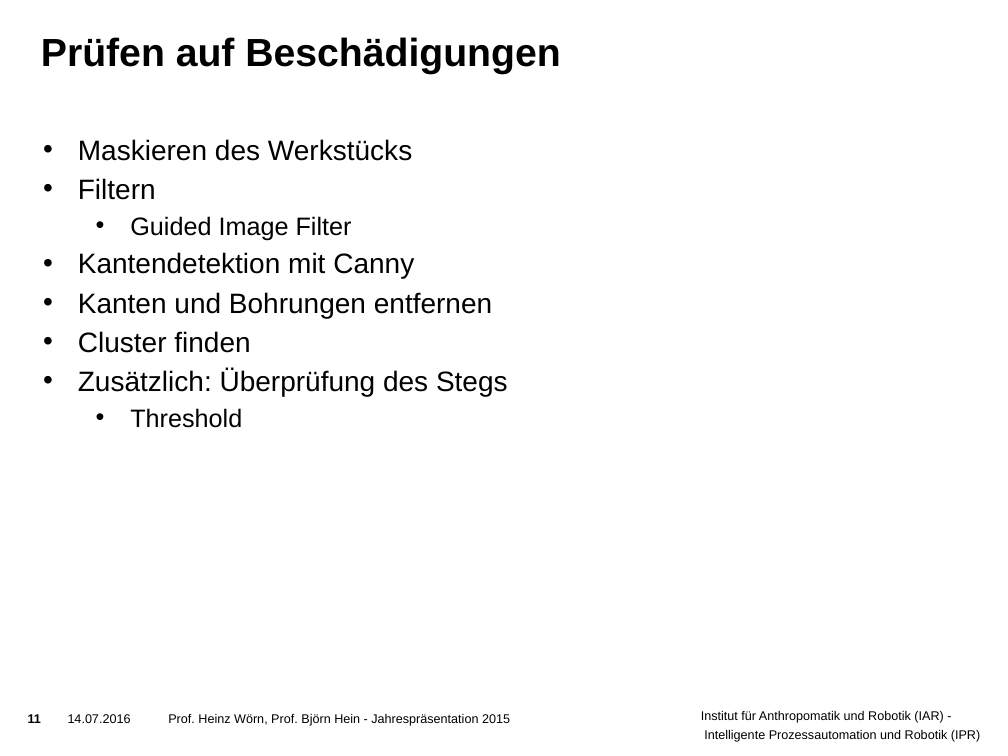
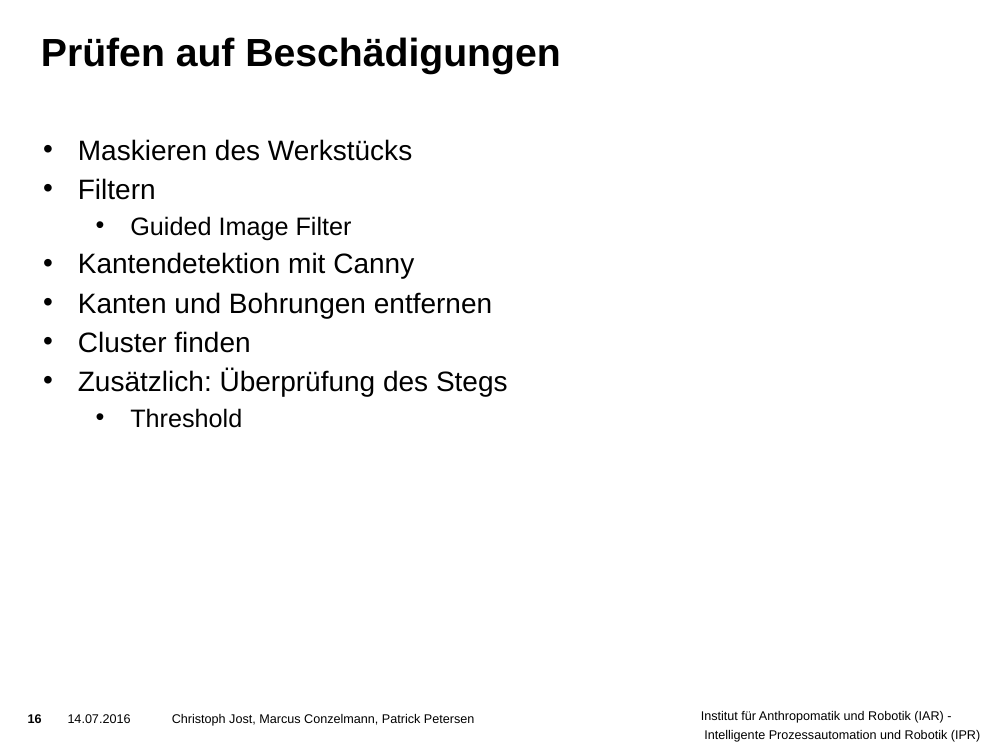
Before and after one commit to ThePrimus/VisualInspection, a slide deck: slide 16 of Praesentation/Vorlage Präsentation.pptx (slide 11 before the commit). Drawn at 1008x756 pixels with LibreOffice and Linux fonts; fonts in the diff are those of the drawing; background and template pictures are left out. Boxes give left, top, right and bottom in pixels: in the first picture for what was removed or moved away, otherwise in the second. Text is boxed around its words. In the diff, an @@ line names an element or a change of style, - is before the commit and + after.

```diff
--- a/Praesentation/Vorlage Präsentation.pptx
+++ b/Praesentation/Vorlage Präsentation.pptx
@@ page number at box(28, 714, 42, 723): text changed @@
-11
+16
@@ text at box(68, 714, 474, 726): text changed @@
-14.07.2016 Prof. Heinz Wörn, Prof. Björn Hein - Jahrespräsentation 2015
+14.07.2016 Christoph Jost, Marcus Conzelmann, Patrick Petersen
```
Also in this commit, not shown: 11 other slides changed, 5 slides added.
